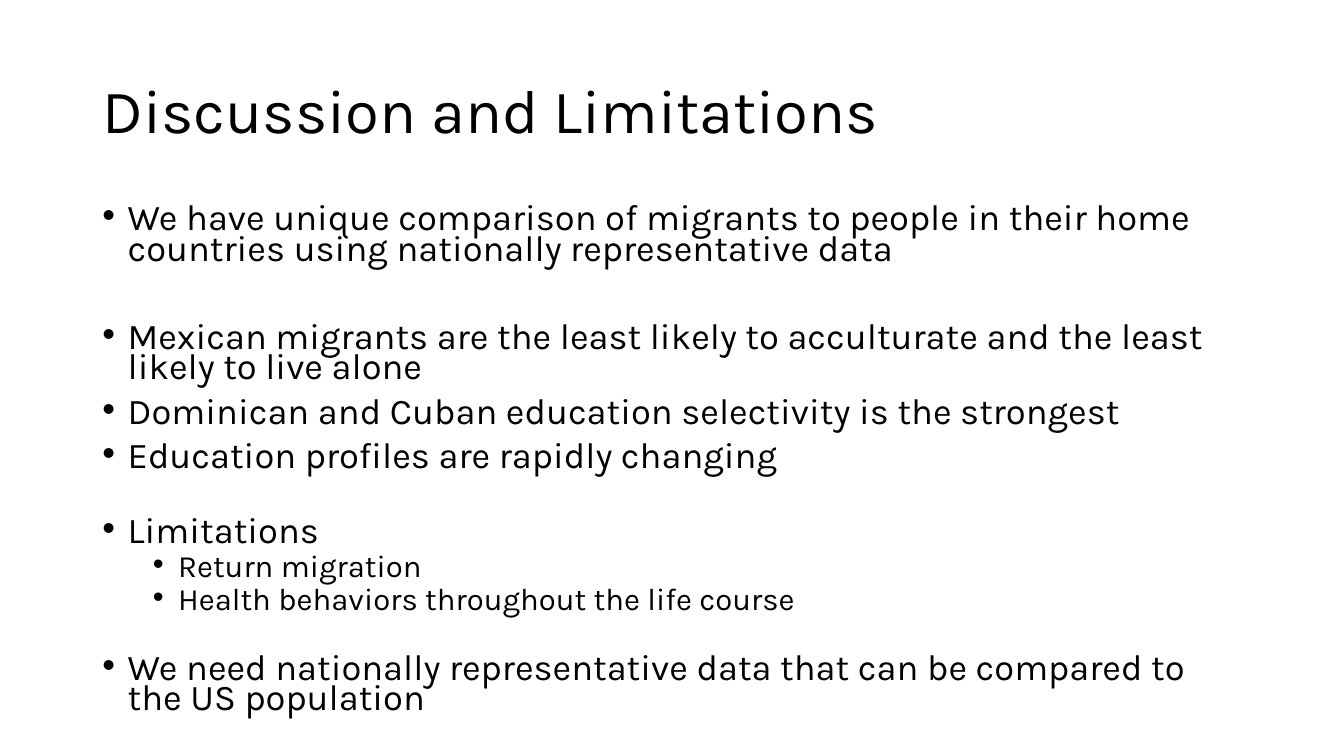
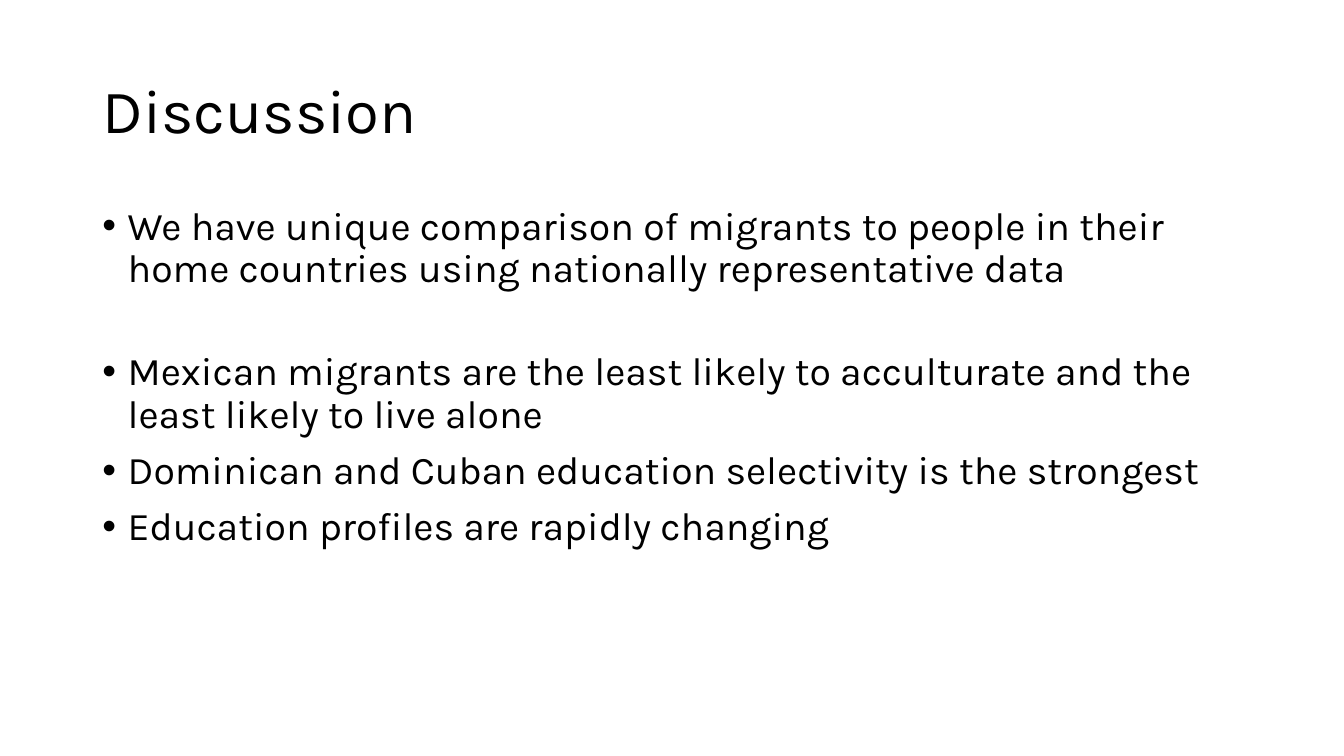
Before and after one commit to chrissoria/international_migration_ses, a slide deck: slide 16 of presentation/PAA_2025.pptx (slide 19 before the commit). Drawn at 1344x756 pixels with LibreOffice and Linux fonts; fonts in the diff are those of the drawing. Boxes give left, top, right and bottom in pixels: in the first picture for what was removed or moved away, otherwise in the second. Text is boxed around its words. In the diff, an @@ line names an element or a change of style, - is before the commit and + after.

```diff
--- a/presentation/PAA_2025.pptx
+++ b/presentation/PAA_2025.pptx
@@ title at (x1=102, y1=90, x2=416, y2=134): text changed @@
-Discussion and Limitations
+Discussion
@@ text "We have unique comparison of ..." at (x1=128, y1=213, x2=1199, y2=550): size 25.9 to 28 pt; line spacing 0.7 to 0.9 @@
@@ text at (x1=128, y1=518, x2=1184, y2=719): paragraphs removed @@
-• Limitations
-  • Return migration
-  • Health behaviors throughout the life course
-• We need nationally representative data that can be compared to the US population
```
Also in this commit, not shown: 5 other slides changed, 6 slides added, 4 slides removed, 9 other files.
